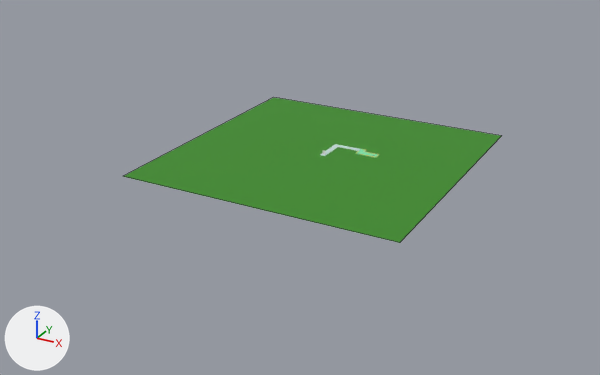
A saved change to the Blender file src/courses/titlescreen-course.blend.
Rendered twice from a camera (50 mm lens) standing at (121.7, -238.3, 104.9) and looking at (-5.0, -7.8, -10.3). Lighting does not change. The marker at lower left points along +X, +Y and +Z. Mesh edges are drawn as thin lines on the coarser meshes.

The first picture shows 'Course'.
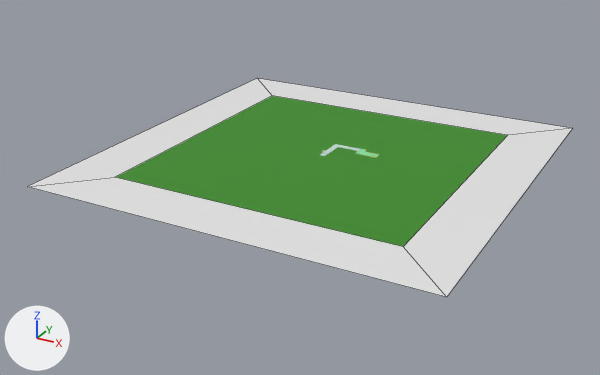
Edits to the bpy script that builds the scene:
```text
Change me_plane:
    where me_plane.from_pydata(...)  # 4 vertices, 1 face; spans x -1.0..1.0, y -1.0..1.0, z 0.0
    used by ob_course; location = (0.0, 0.0, 0.0); scale = (-48.3, -48.3, -48.3)
    me_plane part 1
    me_plane.vertices[0].co: (-1.0, -1.0, 0.0) -> (50.0, 50.0, 0.0)  # pixel (501, 135) -> pixel (507, 135)
    me_plane.vertices[1].co: (1.0, -1.0, 0.0) -> (-50.0, 50.0, 0.0)  # pixel (273, 97) -> pixel (272, 95)
    me_plane.vertices[2].co: (-1.0, 1.0, 0.0) -> (50.0, -50.0, 0.0)  # pixel (399, 242) -> pixel (403, 246)
    me_plane.vertices[3].co: (1.0, 1.0, 0.0) -> (-50.0, -50.0, 0.0)  # pixel (122, 176) -> pixel (114, 177)
Add me_plane_001:
    me_plane_001.from_pydata([(18.7, 18.7, 0.0), (-18.7, 18.7, 0.0), (18.7, -18.7, 0.0), (-18.7, -18.7, 0.0), (13.5, -13.5, 0.0), (13.5, 13.5, 0.0), (-13.5, 13.5, 0.0), (-13.5, -13.5, 0.0)], [], [(5, 4, 2, 0), (6, 5, 0, 1), (7, 6, 1, 3), (4, 7, 3, 2)])
Change ob_course:
    ob_course.scale: (-48.3, -48.3, -48.3) -> (1.0, 1.0, 1.0)
Add ob_bg:
    ob_bg = bpy.data.objects.new('BG', me_plane_001)
    ob_bg.location = (0.0, 0.0, 0.0)
    ob_bg.scale = (3.71, 3.71, 0.371)
```

Pixel boxes [x1, y1, x2, y2] of what changed, in the pictures (600 x 375 px):
'BG', added
    after: [27, 78, 573, 297]
'Course', reshaped, rescaled
    before: [123, 97, 501, 243]
    after: [116, 96, 507, 247]
